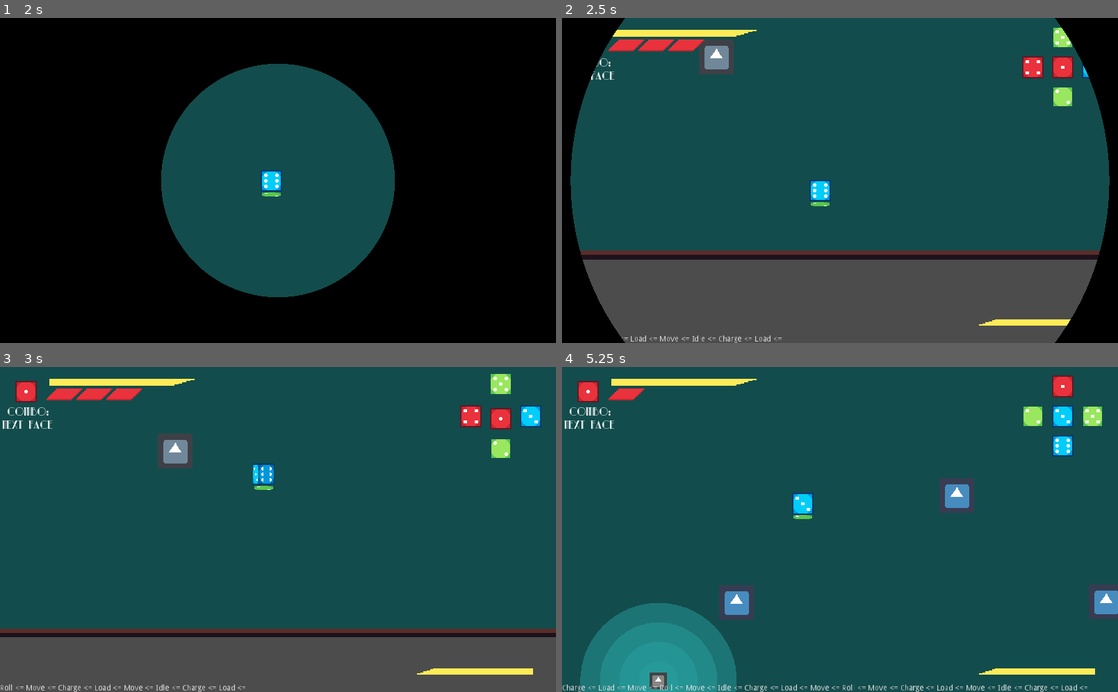
Above: before the commit, frames 1-4 (two rows, left to right).
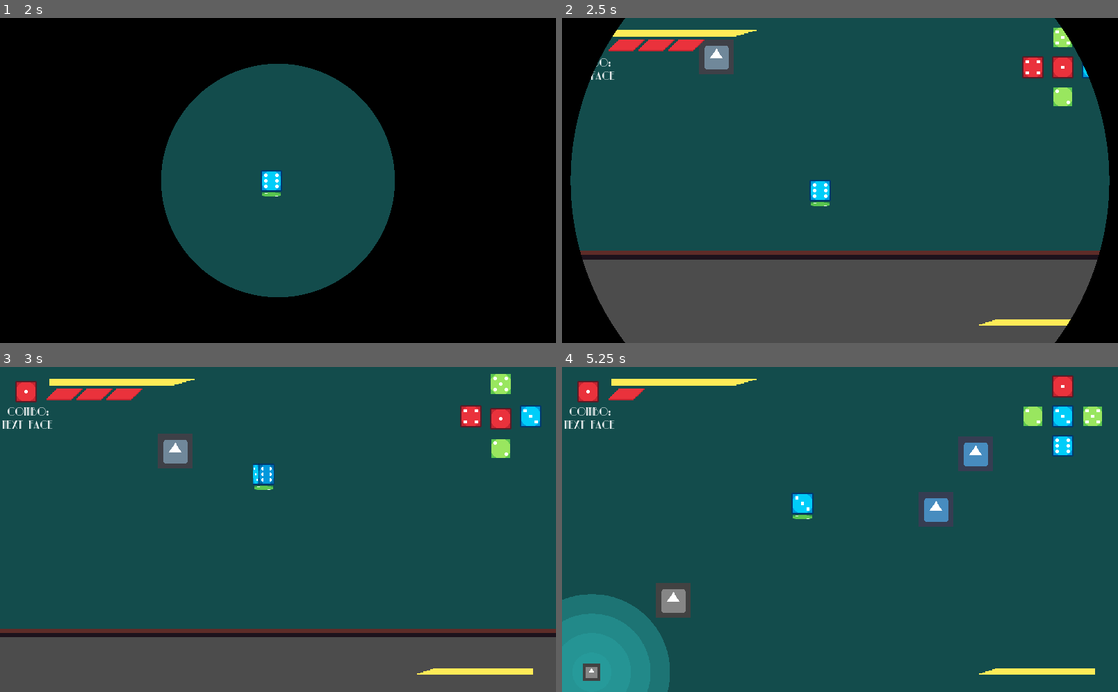
Above: after the commit, the same moments.

Repository: andrebariani/gmtk2022
Game: Godot game, scene res://src/ui/menu/MainMenu.tscn
Two runs of this game, one before a commit and one after it. Both use one fixed random seed, a clock stepped at 60 frames per second and the inputs below. The engine's default icon, where the game draws it, is replaced by a stand-in: a white triangle on a blue panel in a dark square.
Inputs (mouse positions are in pixels of both pictures, inside the frame that each line leads up to):
- Up to frame 1 (2 s): click "Play" at 0.5 s; click "Play" at 1.25 s
- Up to frame 2 (2.5 s): tap Enter (ui_accept) at 2, 2.27 s; move the mouse to (812, 245) at 2.02 s; hold W (move_up) from 2.03 s (still down); click (812, 245) at 2.1 s
- Up to frame 3 (3 s): keep holding W (move_up); move the mouse to (444, 578) at 2.77 s; tap Space (roll) at 2.85 s
- Up to frame 4 (5.25 s): tap Enter (ui_accept) at 3.02, 4.52 s; move the mouse to (673, 480) at 3.52 s; release W (move_up) at 3.53 s; hold A (move_left) 3.53-5.03 s; click (673, 480) at 3.6 s; move the mouse to (867, 529) at 4.27 s; tap Space (roll) at 4.35 s; move the mouse to (756, 448) at 5.02 s; hold S (move_down) from 5.03 s (still down); click (756, 448) at 5.1 s

Frame 1 is identical in both runs. In frame 2, 0.2% of the frame differs, in the area x 10-40%, y 97-100%; in frame 3, 0.3%; in frame 4, 10%, in the area x 0-100%, y 21-100%.

Commit message:
charge auto knockback

Diff:
--- a/src/entities/player/Player.tscn
+++ b/src/entities/player/Player.tscn
@@ -181,6 +181,7 @@
 [node name="CanvasLayer" type="CanvasLayer" parent="."]
 
 [node name="Debug" type="VBoxContainer" parent="CanvasLayer"]
+visible = false
 anchor_top = 1.0
 anchor_right = 1.0
 anchor_bottom = 1.0
@@ -194,6 +195,7 @@
 margin_bottom = 14.0
 
 [node name="DieSide" type="Label" parent="."]
+visible = false
 margin_left = -58.0
 margin_top = -79.0
 margin_right = 59.0
--- a/src/entities/player/states/Charge.gd
+++ b/src/entities/player/states/Charge.gd
@@ -57,6 +57,7 @@
 			emit_signal("enemy_killed")
 
 	if area.has_method("take_knockback"):
+		e.take_knockback(-look_vector * 1500)
 		area.take_knockback(look_vector * e.current_speed)
 		end("Idle")
 
Binary file added: assets/bg/Banner.png
